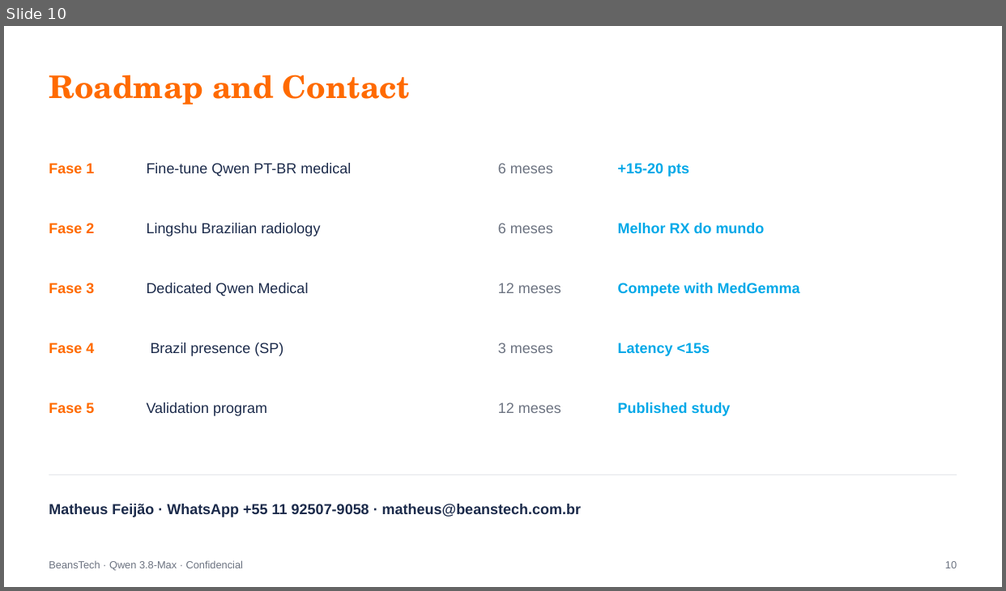
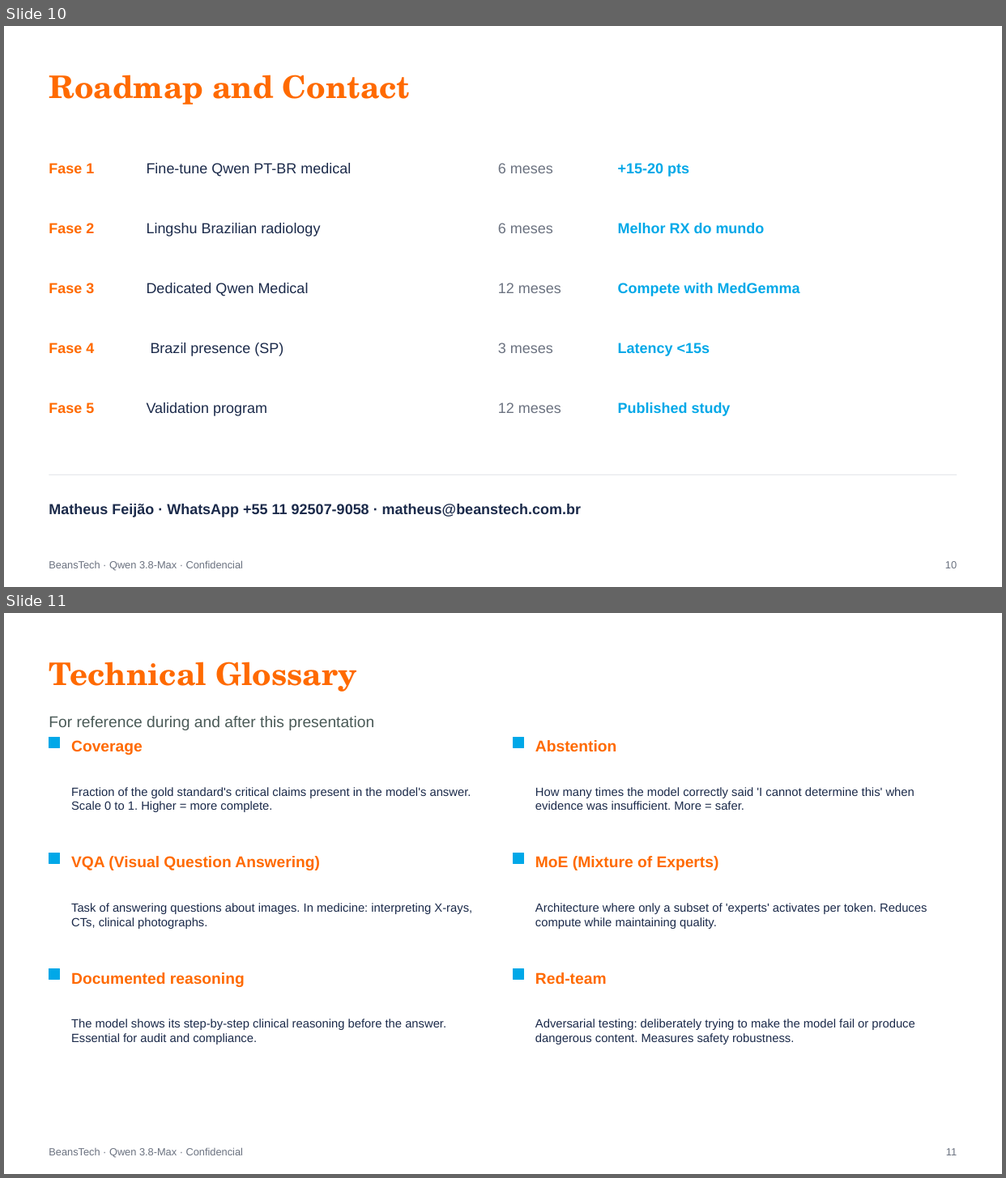
Before and after one commit to beanstechhub/healthtech-infra, a slide deck: apresentacoes/Qwen_Medicina_Eric_EN.pptx. Shown one above the other, each under a label of ours: slide 10 before the commit, slides 10 and 11 after it. The pictures are 1006x591 and 1006x1178 pixels, drawn with LibreOffice and Linux fonts; fonts in the diff are those of the drawing. Boxes give left, top, right and bottom in pixels: in the first picture for what was removed or moved away, otherwise in the second. Text is boxed around its words. In the diff, an @@ line names an element or a change of style, - is before the commit and + after.

```diff
--- a/apresentacoes/Qwen_Medicina_Eric_EN.pptx
+++ b/apresentacoes/Qwen_Medicina_Eric_EN.pptx
@@ slide 11 added at [4, 613, 1002, 1174], background #FFFFFF @@
@@ text added at [49, 662, 357, 692], 30 pt, text #FF6A00, bold @@
+Technical Glossary
@@ text added at [49, 716, 374, 730], 15 pt, text #4A5A57 @@
+For reference during and after this presentation
@@ rectangle added at [49, 737, 59, 747], fill #00A8E8, outline #00A8E8 1 pt @@
@@ text added at [71, 740, 143, 755], 15 pt, text #FF6A00, bold @@
+Coverage
@@ rectangle added at [513, 737, 523, 747], fill #00A8E8, outline #00A8E8 1 pt @@
@@ text added at [535, 740, 616, 752], 15 pt, text #FF6A00, bold @@
+Abstention
@@ text added at [71, 787, 471, 812], 11.5 pt, text #1B2A4A @@
+Fraction of the gold standard's critical claims present in the model's answer. Scale 0 to 1. Higher = more complete.
@@ text added at [535, 787, 914, 810], 11.5 pt, text #1B2A4A @@
+How many times the model correctly said 'I cannot determine this' when evidence was insufficient. More = safer.
@@ rectangle added at [49, 854, 59, 864], fill #00A8E8, outline #00A8E8 1 pt @@
@@ rectangle added at [513, 854, 523, 864], fill #00A8E8, outline #00A8E8 1 pt @@
@@ text added at [71, 856, 320, 871], 15 pt, text #FF6A00, bold @@
+VQA (Visual Question Answering)
@@ text added at [535, 856, 719, 871], 15 pt, text #FF6A00, bold @@
+MoE (Mixture of Experts)
@@ text added at [71, 903, 472, 929], 11.5 pt, text #1B2A4A @@
+Task of answering questions about images. In medicine: interpreting X-rays, CTs, clinical photographs.
@@ text added at [535, 903, 927, 929], 11.5 pt, text #1B2A4A @@
+Architecture where only a subset of 'experts' activates per token. Reduces compute while maintaining quality.
@@ rectangle added at [49, 969, 59, 980], fill #00A8E8, outline #00A8E8 1 pt @@
@@ text added at [71, 973, 245, 987], 15 pt, text #FF6A00, bold @@
+Documented reasoning
@@ rectangle added at [513, 969, 523, 980], fill #00A8E8, outline #00A8E8 1 pt @@
@@ text added at [535, 973, 607, 985], 15 pt, text #FF6A00, bold @@
+Red-team
@@ text added at [71, 1019, 446, 1045], 11.5 pt, text #1B2A4A @@
+The model shows its step-by-step clinical reasoning before the answer. Essential for audit and compliance.
@@ text added at [535, 1019, 914, 1045], 11.5 pt, text #1B2A4A @@
+Adversarial testing: deliberately trying to make the model fail or produce dangerous content. Measures safety robustness.
@@ text added at [49, 1148, 243, 1158], 10 pt, text #6B7280 @@
+BeansTech · Qwen 3.8-Max · Confidencial
@@ text added at [946, 1148, 957, 1156], 10 pt, text #6B7280 @@
+11
```
Also in this commit, not shown: 1 slide changed, 1 other slide added, 1 slide removed, 3 other files.
